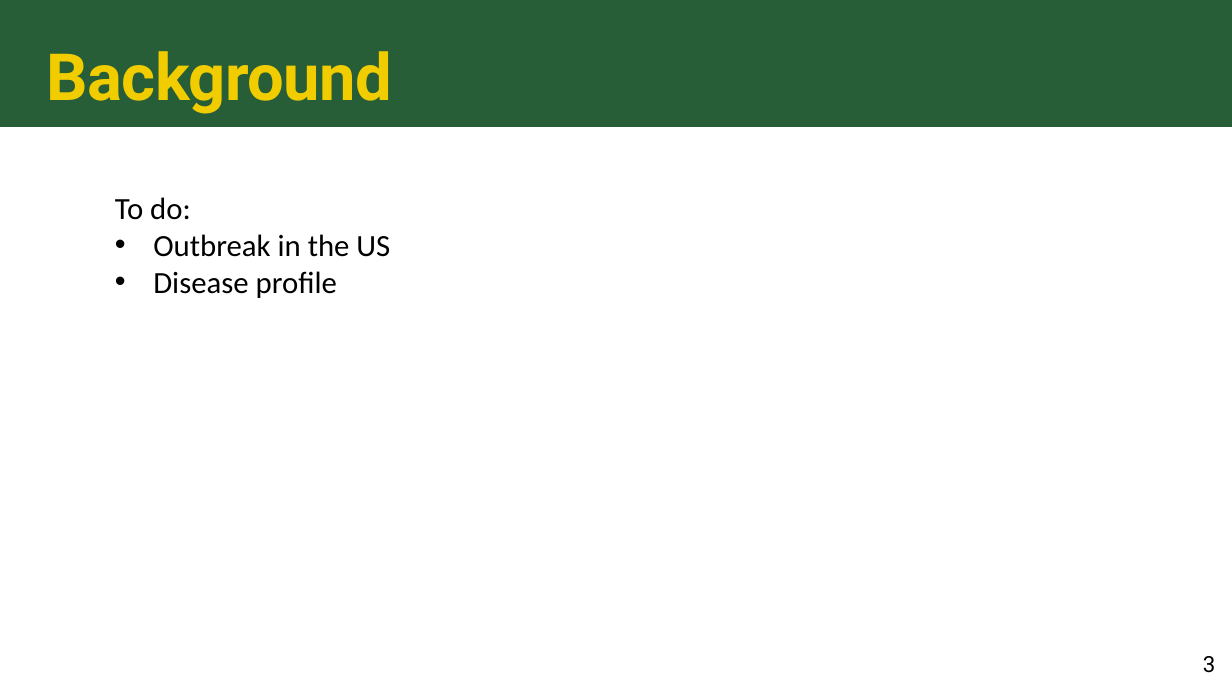
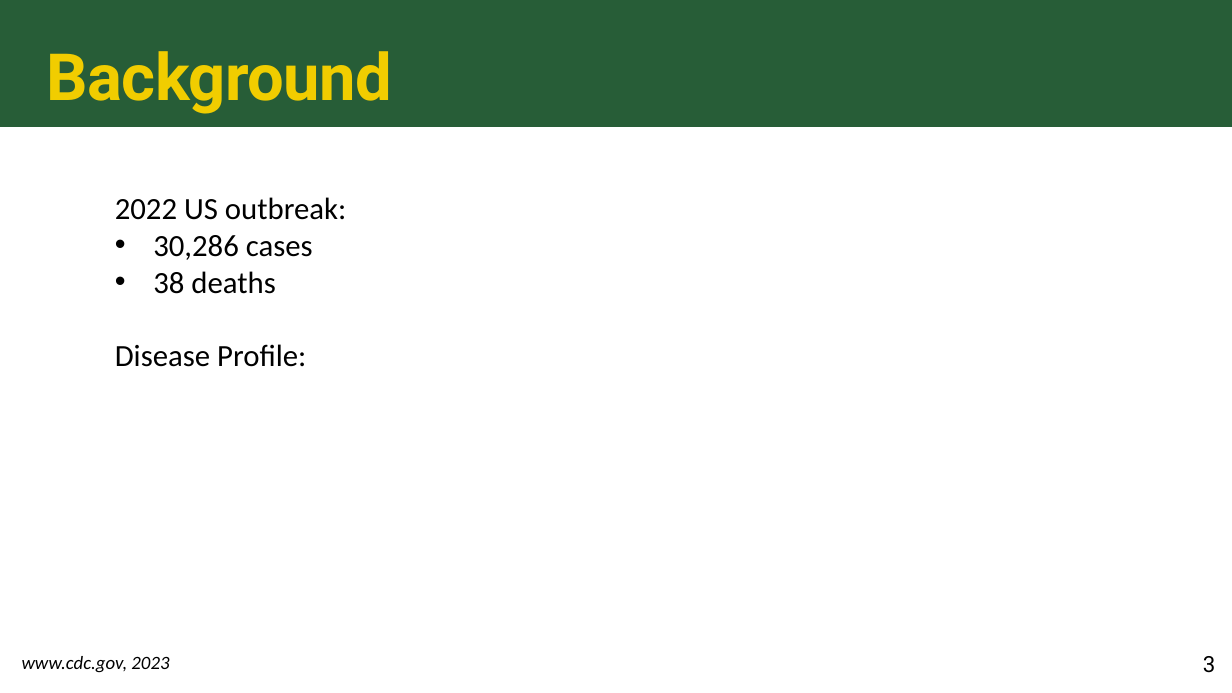
Before and after one commit to colbychristian/mpox_sier, a slide deck: slide 3 of Mpox_education_PPT.pptx. Drawn at 1232x693 pixels with LibreOffice and Linux fonts; fonts in the diff are those of the drawing. Boxes give left, top, right and bottom in pixels: in the first picture for what was removed or moved away, otherwise in the second. Text is boxed around its words. In the diff, an @@ line names an element or a change of style, - is before the commit and + after.

```diff
--- a/Mpox_education_PPT.pptx
+++ b/Mpox_education_PPT.pptx
@@ text at (115,197,346,367): text changed @@
-To do:
-• Outbreak in the US
-• Disease profile
+2022 US outbreak:
+• 30,286 cases
+• 38 deaths
+Disease Profile:
@@ text added at (22,656,169,673), 11 pt, text #000000, italic @@
+www.cdc.gov, 2023
```
Also in this commit, not shown: 9 other slides changed, 6 slides added, 4 slides removed.
